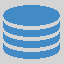
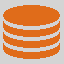
The second 64 x 64 image is a revision of the first. Changes to its layers:
painted on "Layer #4" over (3, 43, 60, 59)
painted on "Layer #3" over (3, 32, 60, 48)
painted on "Layer #2" over (3, 21, 60, 37)
painted on "Layer #1" over (3, 5, 60, 26)